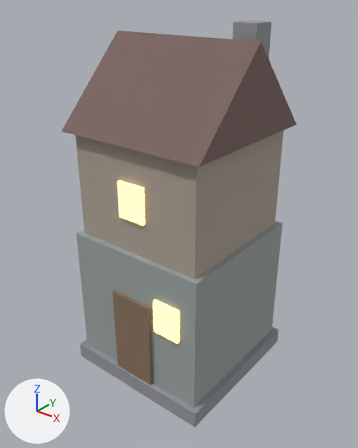
The glTF model web/assets/meshes/cottage_tall.glb: old version first, new version second.
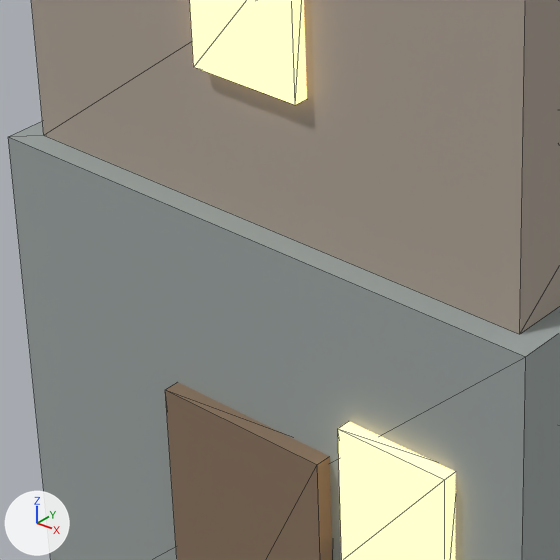
There are two pictures of each version: one whole from a 50 mm lens placed at (4.9, -6.19, 6.6), pointed at (0.03, -0.11, 2.83), one close up on the part from 21% to 57% of the width and 45% to 74% of the height. Lighting does not change. The marker at lower left points along +X, +Y and +Z. The last two pictures show the newer version. The close-ups show mesh edges as thin lines. Vertices at exactly the same position are counted once.

Objects in the first close-up: 'cottage_tall'.
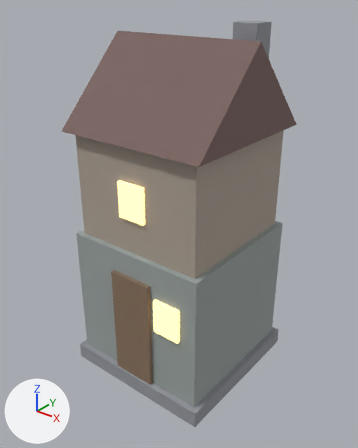
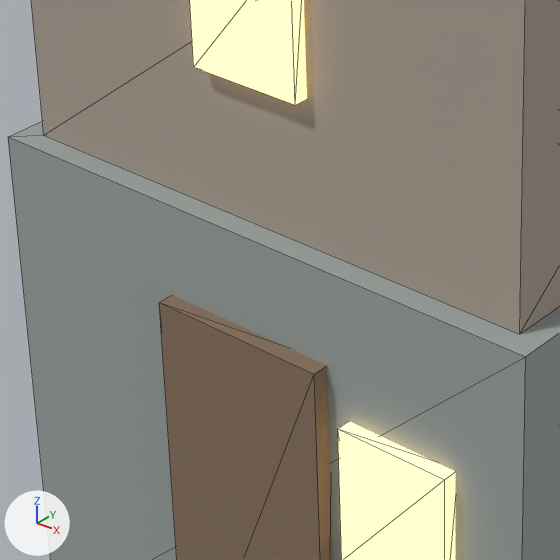
What changed in the scene script:
```text
Change me_cottage_tall:
    where me_cottage_tall.from_pydata(...)  # 62 vertices, 92 faces; spans x -1.4..1.4, y -1.4..1.4, z 0.0..6.1
    used by ob_cottage_tall; location = (0.0, 0.0, 0.0)
    before: 42 (-0.4, -1.37, 1.9) at pixel (165, 389), 43 (0.4, -1.37, 1.9) at pixel (317, 464), 44 (0.4, -1.27, 1.9), 45 (-0.4, -1.27, 1.9)
    me_cottage_tall part 1
    add for i in [*range(42, 46)]: me_cottage_tall.vertices[i].co += Vector((0.0, 0.0, 0.4))
```

Location of each change, (x1, y1, x2, y2) in pixels of the close-ups (560 x 560 px; the box of a moved part takes in the faces that stretch with it):
part 1 of me_cottage_tall, moved or reshaped: before (165, 382, 333, 560); after (159, 295, 333, 560)
